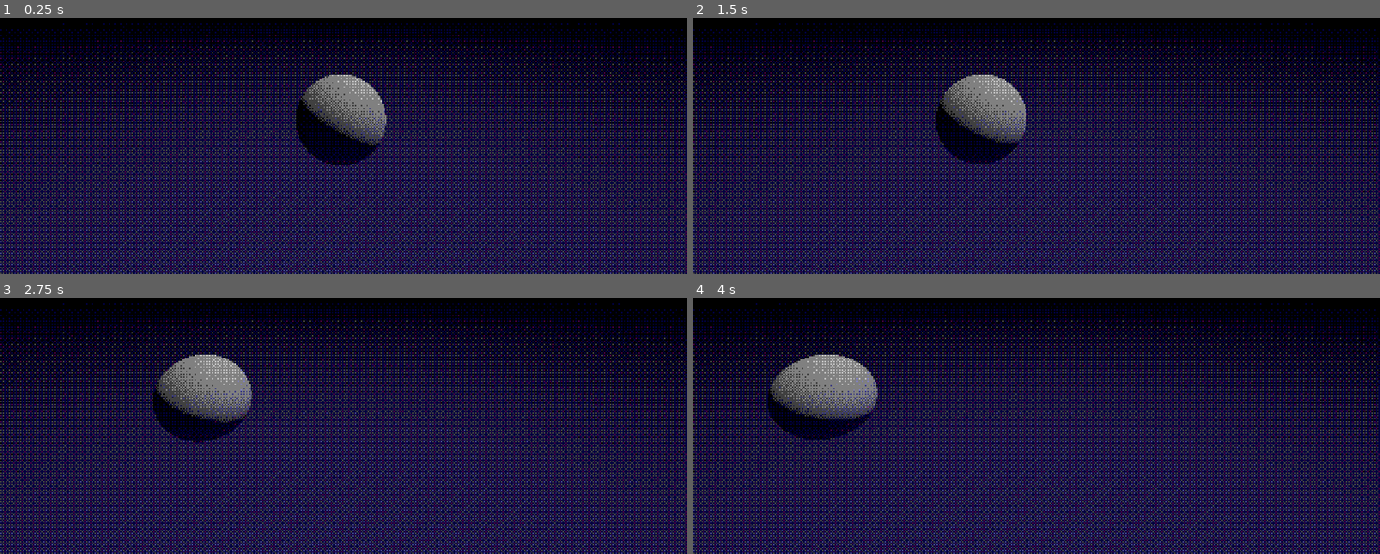
Above: before the commit, frames 1-4 (two rows, left to right).
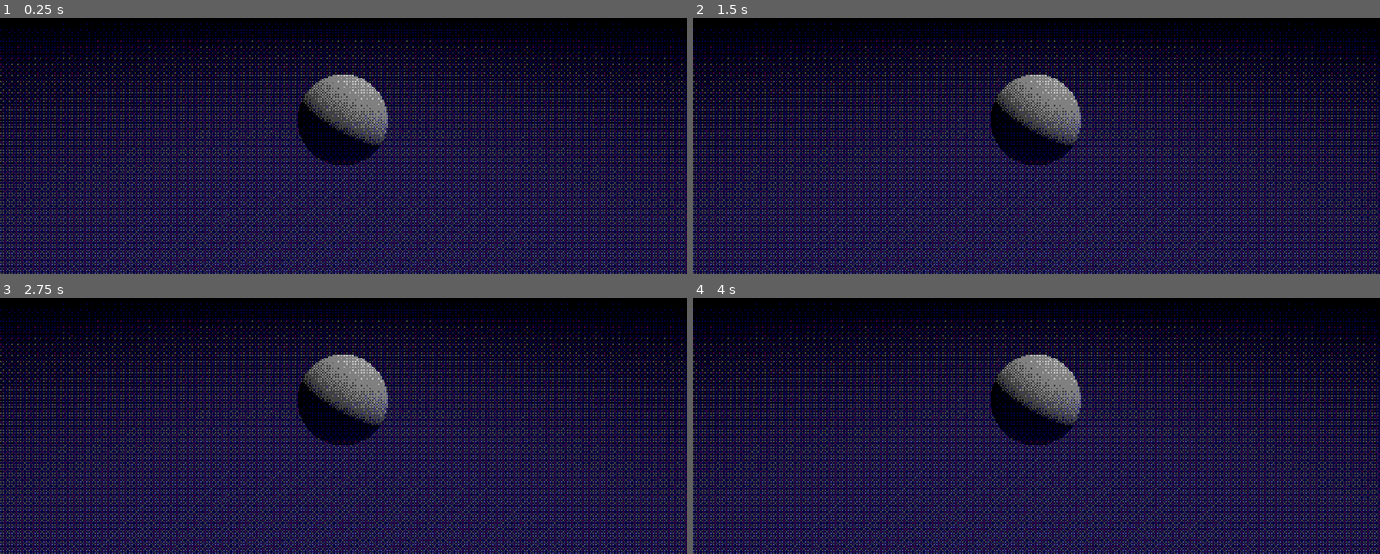
Above: after the commit, the same moments.

Repository: diejor/little-world-eater
Game: Godot game, scene res://scenes/main.tscn
Same seed, same stepped clock (60 frames per second), same inputs: the game is played once before the commit and once after it.
Inputs:
- Up to frame 1 (0.25 s): no input
- Up to frame 2 (1.5 s): no input
- Up to frame 3 (2.75 s): no input
- Up to frame 4 (4 s): no input

The runs differ from the first frame. In frame 1, 0.4% of the frame differs, in the area x 43-57%, y 22-58%; in frame 2, 5.9%; in frame 3, 7.1%; in frame 4, 7.4%, in the area x 10-57%, y 22-58%.

Commit message:
renaming to ball

Diff:
--- a/scenes/main.tscn
+++ b/scenes/main.tscn
@@ -28,44 +28,6 @@
 material = SubResource("ShaderMaterial_dither")
 size = Vector2(2, 2)
 
-[sub_resource type="Animation" id="Animation_sgp6g"]
-resource_name = "GLIDE"
-length = 10.0
-loop_mode = 1
-tracks/0/type = "value"
-tracks/0/imported = false
-tracks/0/enabled = true
-tracks/0/path = NodePath(".:position")
-tracks/0/interp = 2
-tracks/0/loop_wrap = true
-tracks/0/keys = {
-"times": PackedFloat32Array(0, 4.9666667, 10),
-"transitions": PackedFloat32Array(1, 0.84089655, 1),
-"update": 0,
-"values": [Vector3(1.8547239, 1.179728, 1.8353326), Vector3(3.9627101, 1.239049, 0.016551137), Vector3(1.8547239, 1.179728, 1.8353326)]
-}
-
-[sub_resource type="Animation" id="Animation_o5qli"]
-length = 0.001
-tracks/0/type = "value"
-tracks/0/imported = false
-tracks/0/enabled = true
-tracks/0/path = NodePath(".:position")
-tracks/0/interp = 1
-tracks/0/loop_wrap = true
-tracks/0/keys = {
-"times": PackedFloat32Array(0),
-"transitions": PackedFloat32Array(1),
-"update": 0,
-"values": [Vector3(1.8547239, 1.179728, 1.8353326)]
-}
-
-[sub_resource type="AnimationLibrary" id="AnimationLibrary_0wfyh"]
-_data = {
-&"GLIDE": SubResource("Animation_sgp6g"),
-&"RESET": SubResource("Animation_o5qli")
-}
-
 [sub_resource type="SphereMesh" id="SphereMesh_sgp6g"]
 
 [node name="Main" type="Node3D" unique_id=1154245291]
@@ -84,10 +46,5 @@
 extra_cull_margin = 16000.0
 mesh = SubResource("QuadMesh_dither")
 
-[node name="AnimationPlayer" type="AnimationPlayer" parent="." unique_id=34647121]
-root_node = NodePath("../Camera3D")
-libraries/ = SubResource("AnimationLibrary_0wfyh")
-autoplay = &"GLIDE"
-
-[node name="CSGMesh3D" type="CSGMesh3D" parent="." unique_id=199501885]
+[node name="Ball" type="CSGMesh3D" parent="." unique_id=199501885]
 mesh = SubResource("SphereMesh_sgp6g")
